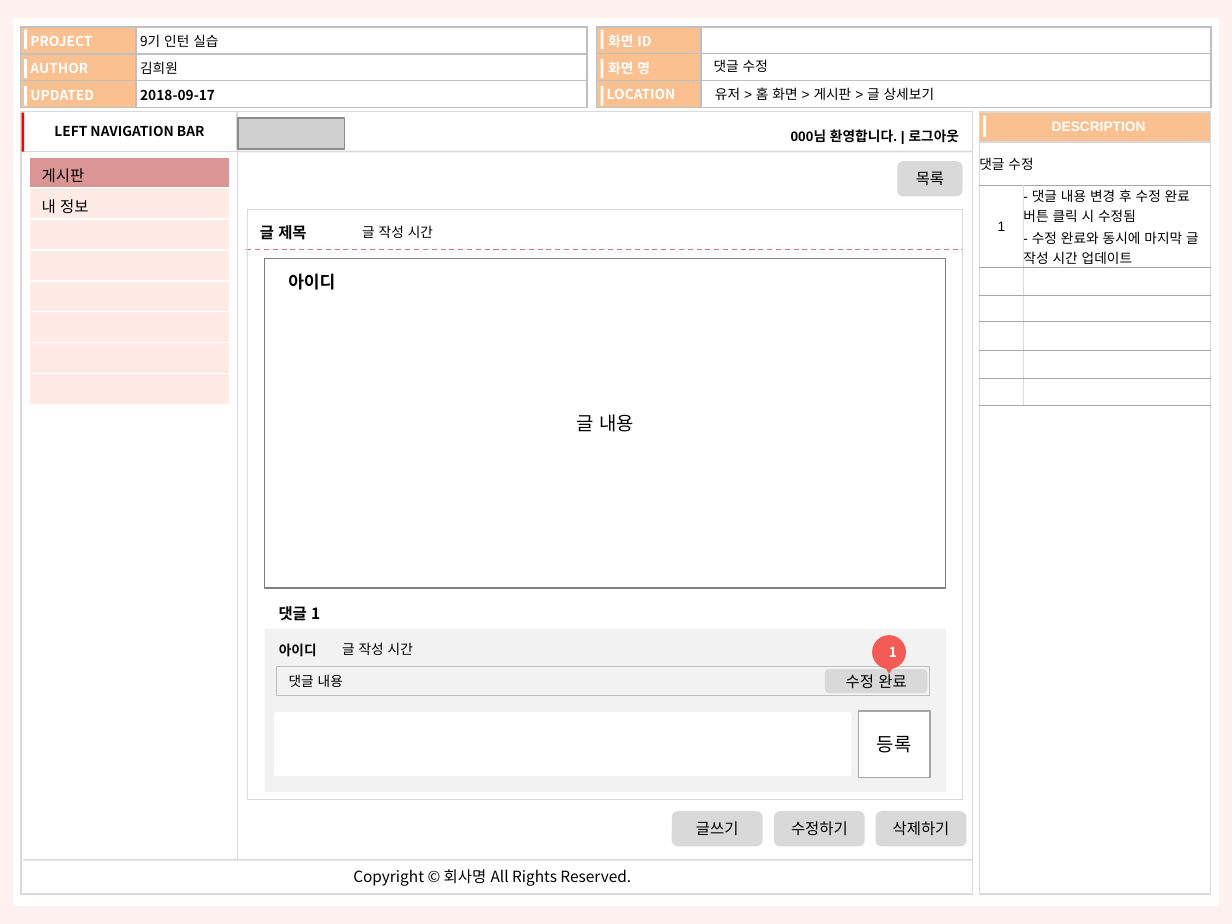
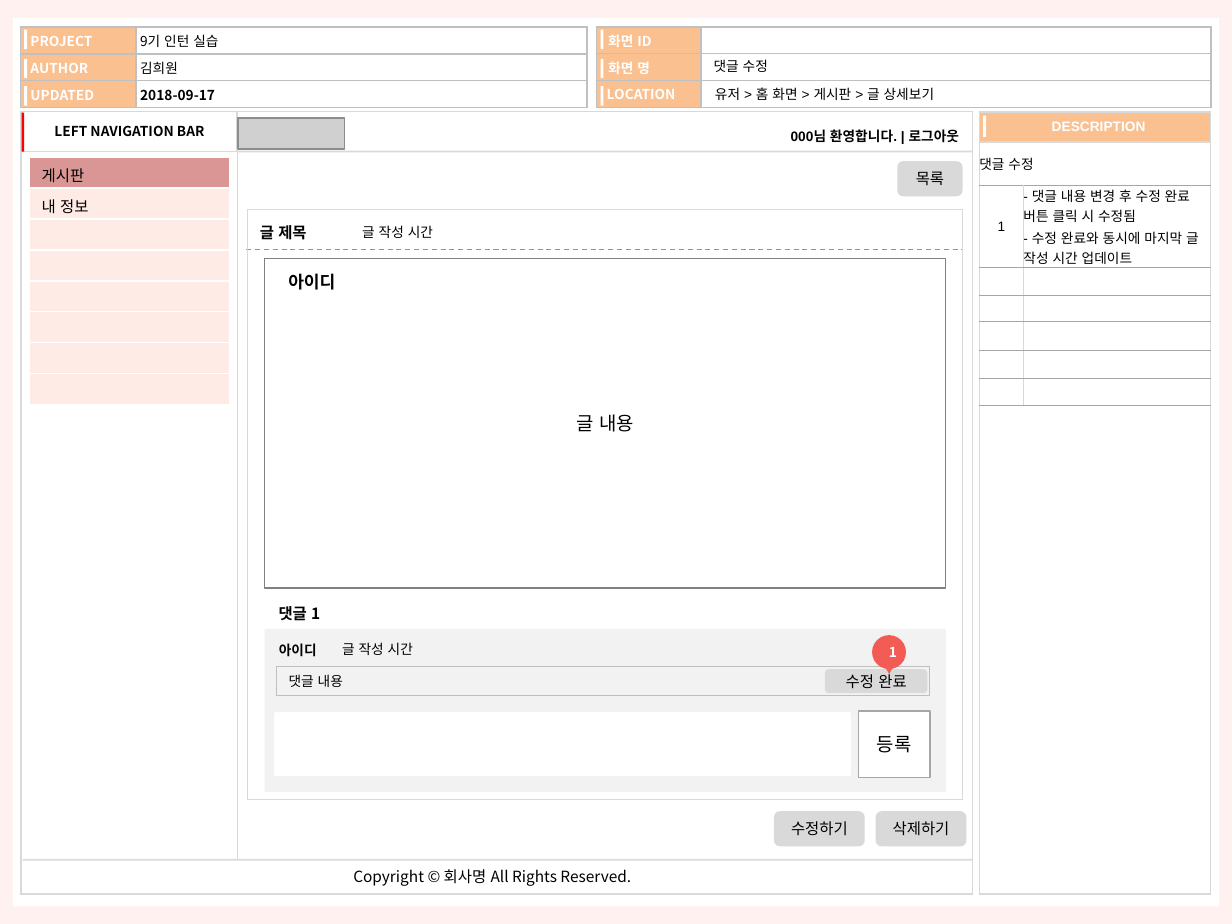
Before and after one commit to kimheewon/project, a slide deck: slide 13 of Document/사용자 화면정의서.pptx (slide 14 before the commit). Drawn at 1232x924 pixels with LibreOffice and Linux fonts; fonts in the diff are those of the drawing; grey boxes stand for pictures. Boxes give left, top, right and bottom in pixels: in the first picture for what was removed or moved away, otherwise in the second. Text is boxed around its words. In the diff, an @@ line names an element or a change of style, - is before the commit and + after.

```diff
--- a/Document/사용자 화면정의서.pptx
+++ b/Document/사용자 화면정의서.pptx
@@ rounded rectangle removed at [671, 811, 763, 845] @@
-글쓰기
```
Also in this commit, not shown: 7 other slides changed, 1 slide removed, 16 other files.
